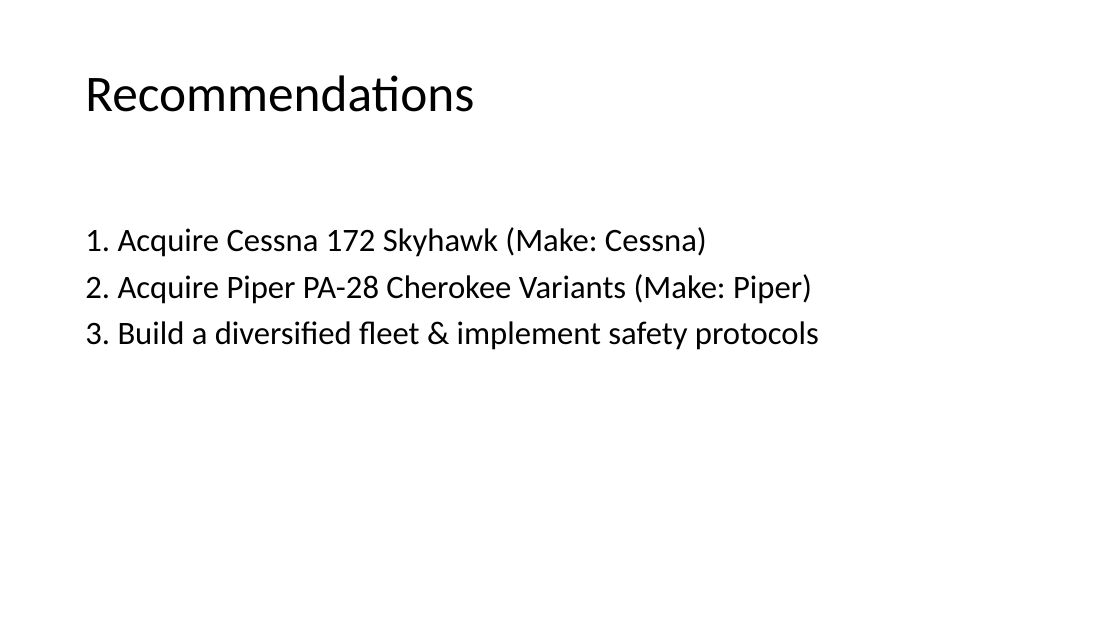
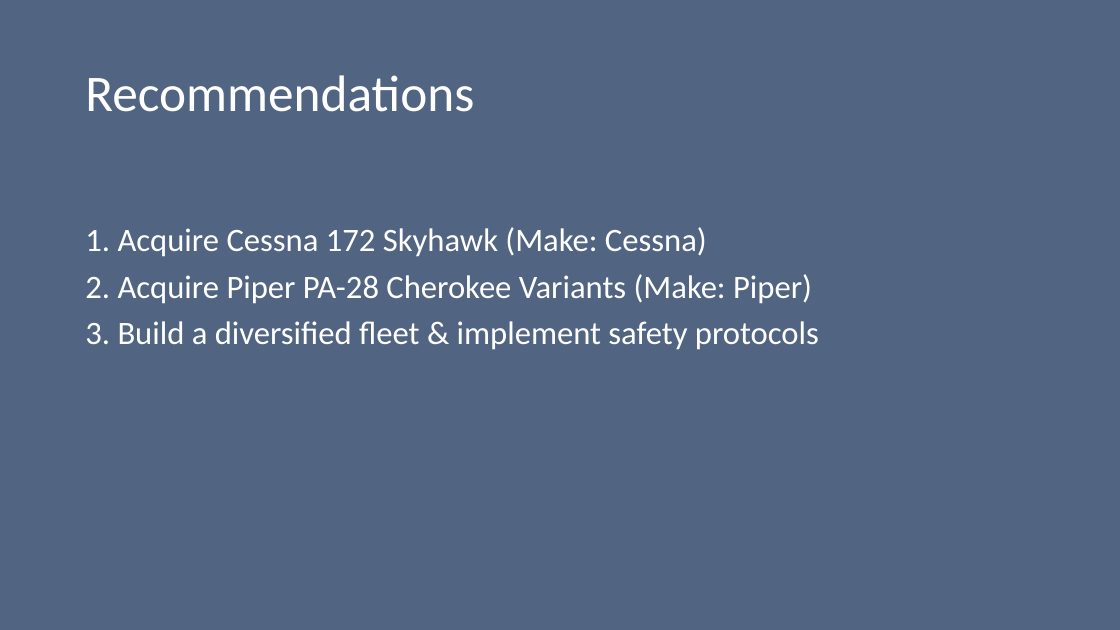
Before and after one commit to TonieMuthee/phase_1_data_science_project, a slide deck: slide 11 of Other_files_and workings/Identifying_Lowest_Risk_Aircraft_for_Investment.pptx. Drawn at 1120x630 pixels with LibreOffice and Linux fonts; fonts in the diff are those of the drawing. Boxes give left, top, right and bottom in pixels: in the first picture for what was removed or moved away, otherwise in the second. Text is boxed around its words. In the diff, an @@ line names an element or a change of style, - is before the commit and + after.

```diff
--- a/Other_files_and workings/Identifying_Lowest_Risk_Aircraft_for_Investment.pptx
+++ b/Other_files_and workings/Identifying_Lowest_Risk_Aircraft_for_Investment.pptx
@@ background #FFFFFF to #526582 @@
@@ title "Recommendations" at (85,75,474,112): text colour #000000 to #FFFFFF @@
@@ text "1. Acquire Cessna 172 Skyhawk ..." at (85,227,819,350): text colour #000000 to #FFFFFF @@
```
Also in this commit, not shown: 12 other slides changed, 3 other files.
